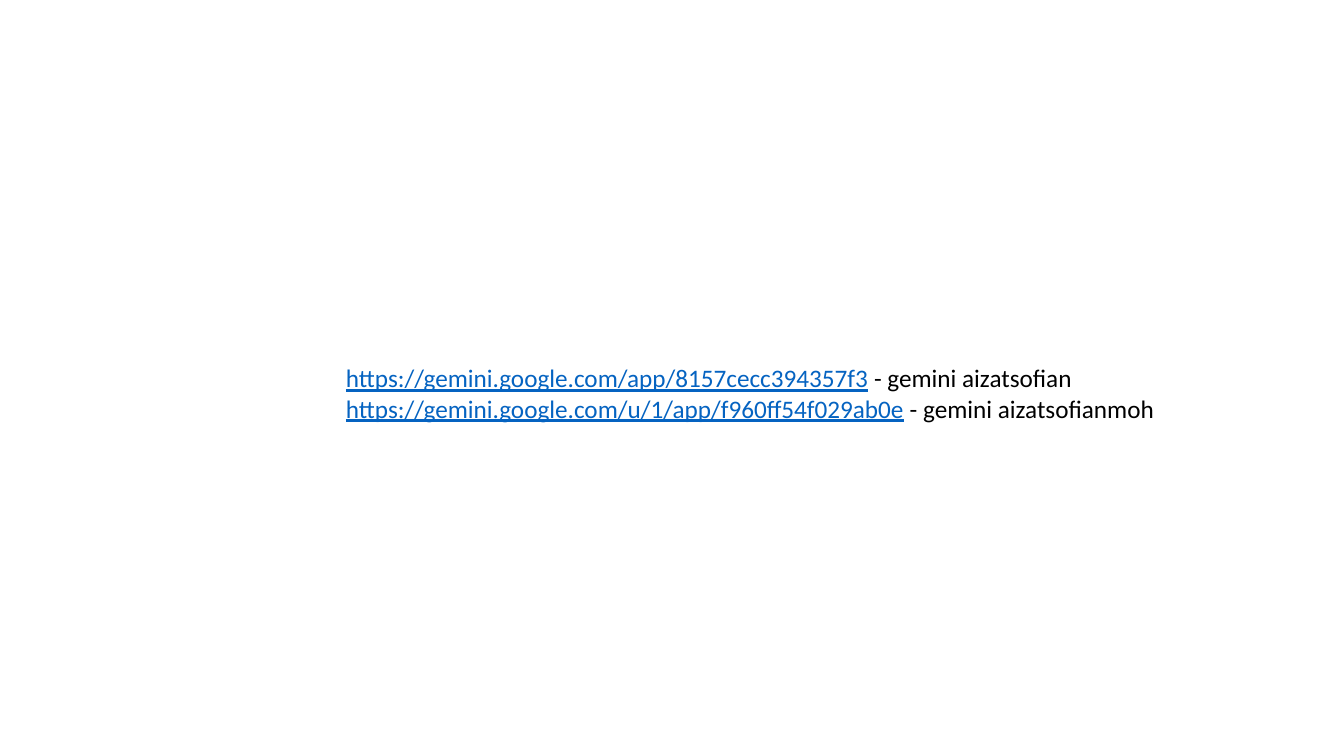
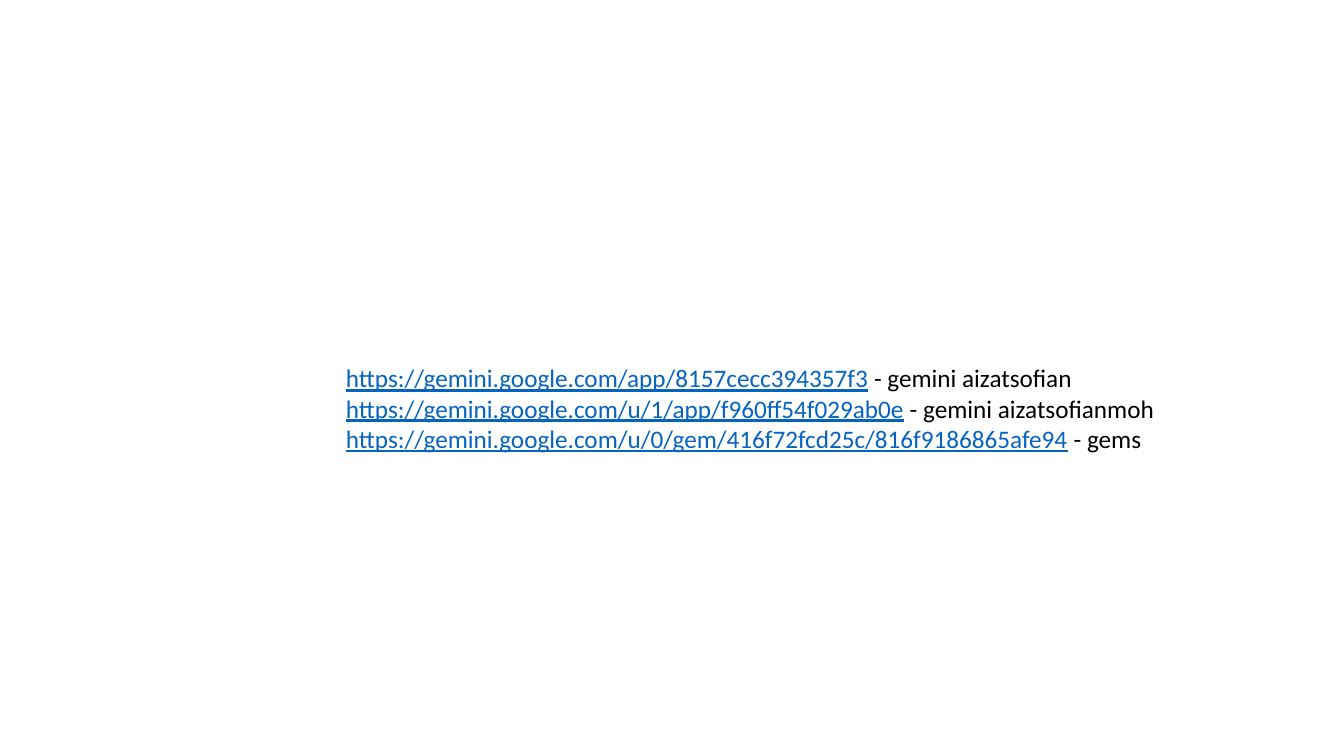
Before and after one commit to aizatsofian/excel, a slide deck: slide 1 of UI.pptx. Drawn at 1344x756 pixels with LibreOffice and Linux fonts; fonts in the diff are those of the drawing. Boxes give left, top, right and bottom in pixels: in the first picture for what was removed or moved away, otherwise in the second. Text is boxed around its words. In the diff, an @@ line names an element or a change of style, - is before the commit and + after.

```diff
--- a/UI.pptx
+++ b/UI.pptx
@@ text at [346, 430, 1141, 453]: paragraph added @@
+https://gemini.google.com/u/0/gem/416f72fcd25c/816f9186865afe94 - gems
```
Also in this commit, not shown: 3 other files.
